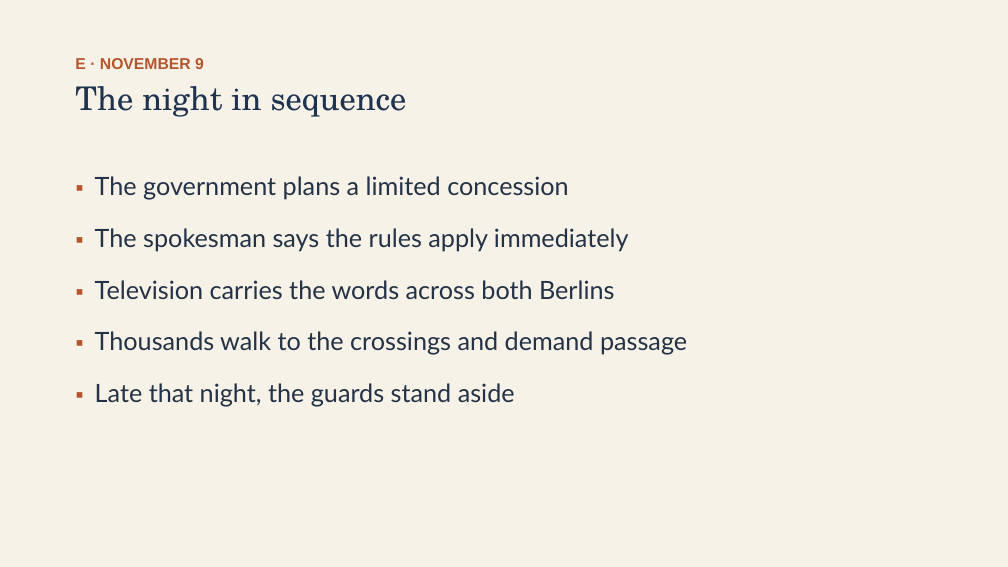
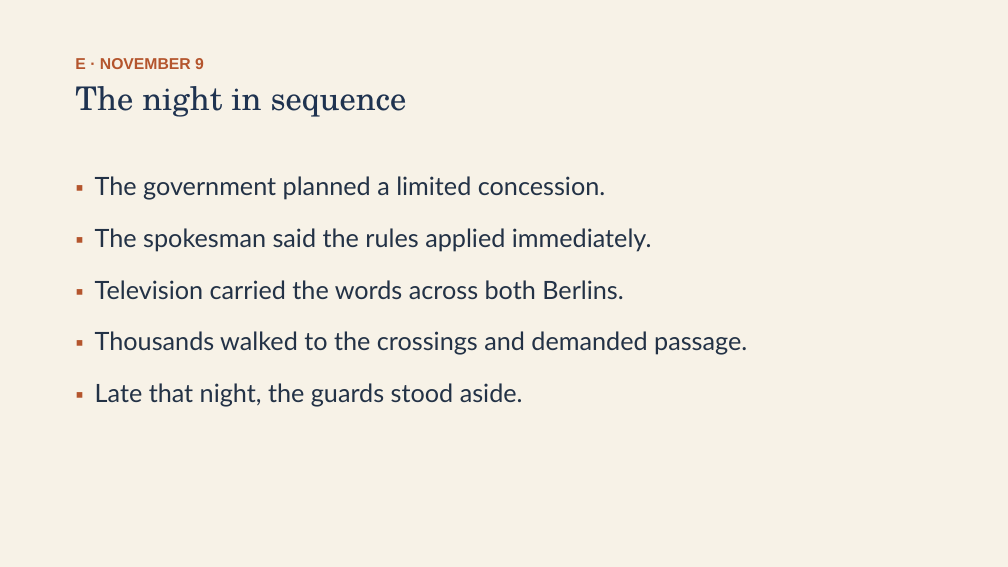
Before and after one commit to ab17gthb/humanities-curriculum-group, a slide deck: slide 14 of cold-war/lesson-08/lesson-08-slides.pptx. Drawn at 1008x567 pixels with LibreOffice and Linux fonts; fonts in the diff are those of the drawing. Boxes give left, top, right and bottom in pixels: in the first picture for what was removed or moved away, otherwise in the second. Text is boxed around its words. In the diff, an @@ line names an element or a change of style, - is before the commit and + after.

```diff
--- a/cold-war/lesson-08/lesson-08-slides.pptx
+++ b/cold-war/lesson-08/lesson-08-slides.pptx
@@ text at <box>95,176,747,406</box>: text changed @@
-▪ The government plans a limited concession
-▪ The spokesman says the rules apply immediately
-▪ Television carries the words across both Berlins
-▪ Thousands walk to the crossings and demand passage
-▪ Late that night, the guards stand aside
+▪ The government planned a limited concession.
+▪ The spokesman said the rules applied immediately.
+▪ Television carried the words across both Berlins.
+▪ Thousands walked to the crossings and demanded passage.
+▪ Late that night, the guards stood aside.
```
Also in this commit, not shown: 8 other slides changed, 6 other files.
